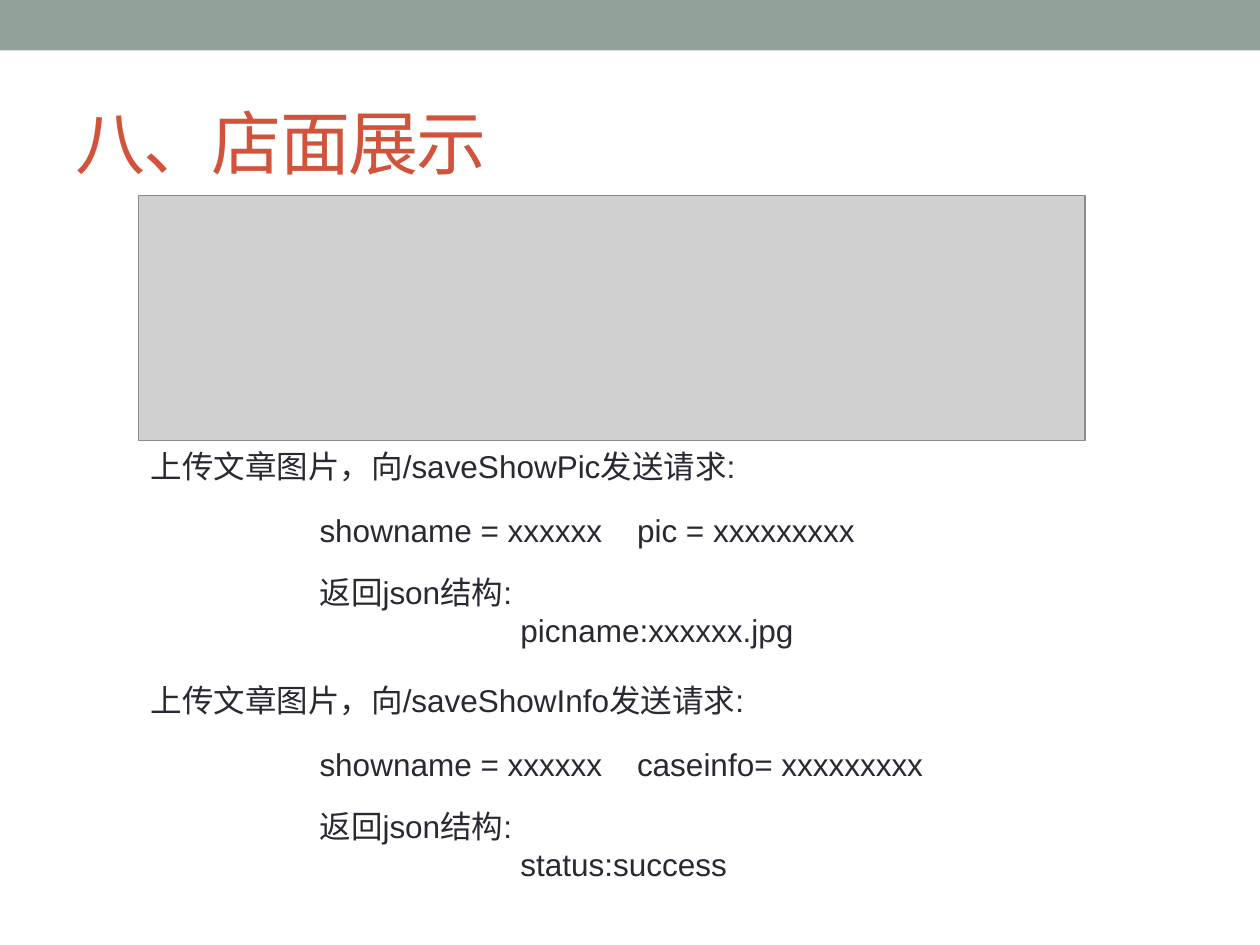
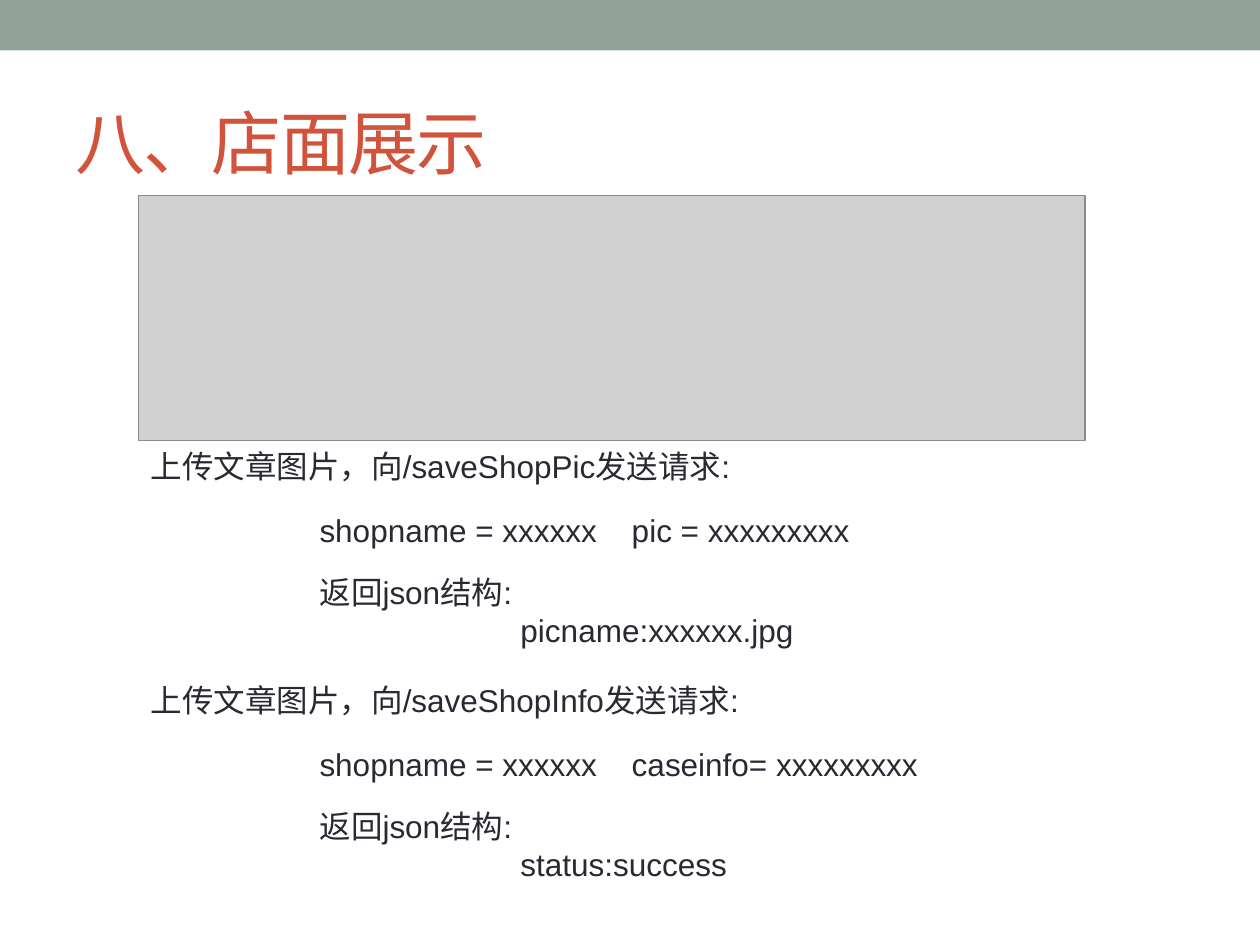
Before and after one commit to ChanSeaThink/LULLGREE, a slide deck: slide 47 of ZSGree前后端逻辑及接口.pptx. Drawn at 1260x945 pixels with LibreOffice and Linux fonts; fonts in the diff are those of the drawing; grey boxes stand for pictures. Boxes give left, top, right and bottom in pixels: in the first picture for what was removed or moved away, otherwise in the second. Text is boxed around its words. In the diff, an @@ line names an element or a change of style, - is before the commit and + after.

```diff
--- a/ZSGree前后端逻辑及接口.pptx
+++ b/ZSGree前后端逻辑及接口.pptx
@@ text at (151, 451, 730, 485): text changed @@
-上传文章图片，向/saveShowPic发送请求:
+上传文章图片，向/saveShopPic发送请求:
@@ text at (320, 519, 850, 548): text changed @@
-showname = xxxxxx pic = xxxxxxxxx
+shopname = xxxxxx pic = xxxxxxxxx
@@ text at (151, 685, 739, 719): text changed @@
-上传文章图片，向/saveShowInfo发送请求:
+上传文章图片，向/saveShopInfo发送请求:
@@ text at (320, 753, 918, 782): text changed @@
-showname = xxxxxx caseinfo= xxxxxxxxx
+shopname = xxxxxx caseinfo= xxxxxxxxx
```
Also in this commit, not shown: 3 other slides changed, 2 other files.
